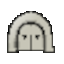
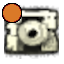
Revision of a layered 64 x 64 image; what changed, layer by layer:
hid group "Layer Group" (2 layers) over (7, 11, 55, 53)
added layer "Layer" above "raid.png copy" over (2, 3, 22, 23)
showed "raid.png copy" over (4, 4, 59, 59)
showed "raid.png" over (4, 4, 59, 59)
